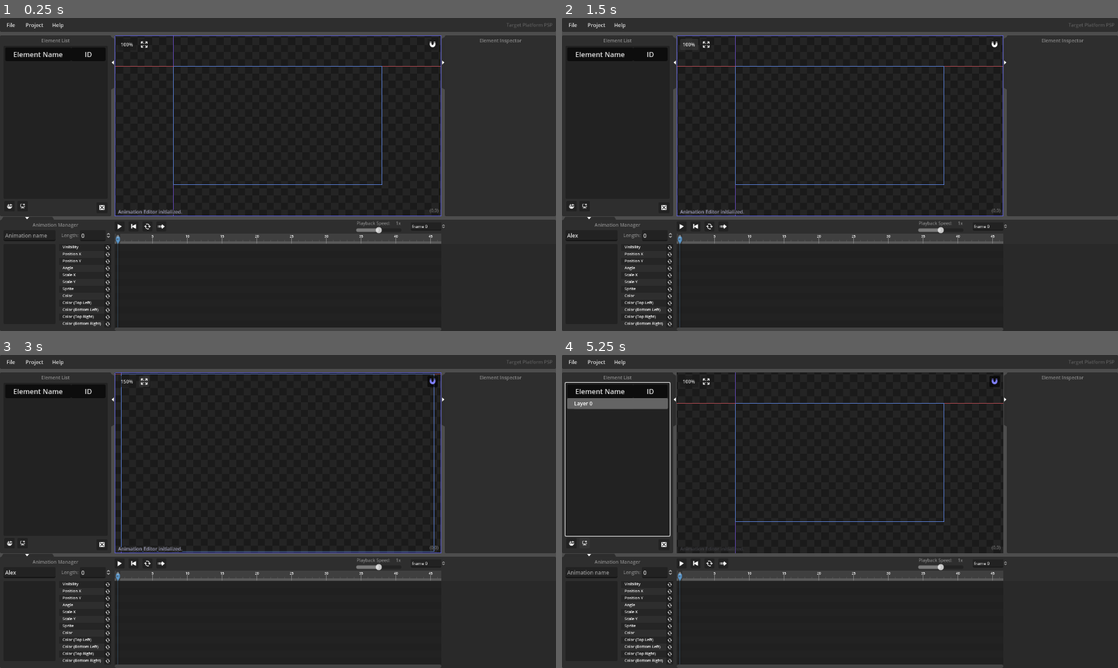
Above: before the commit, frames 1-4 (two rows, left to right).
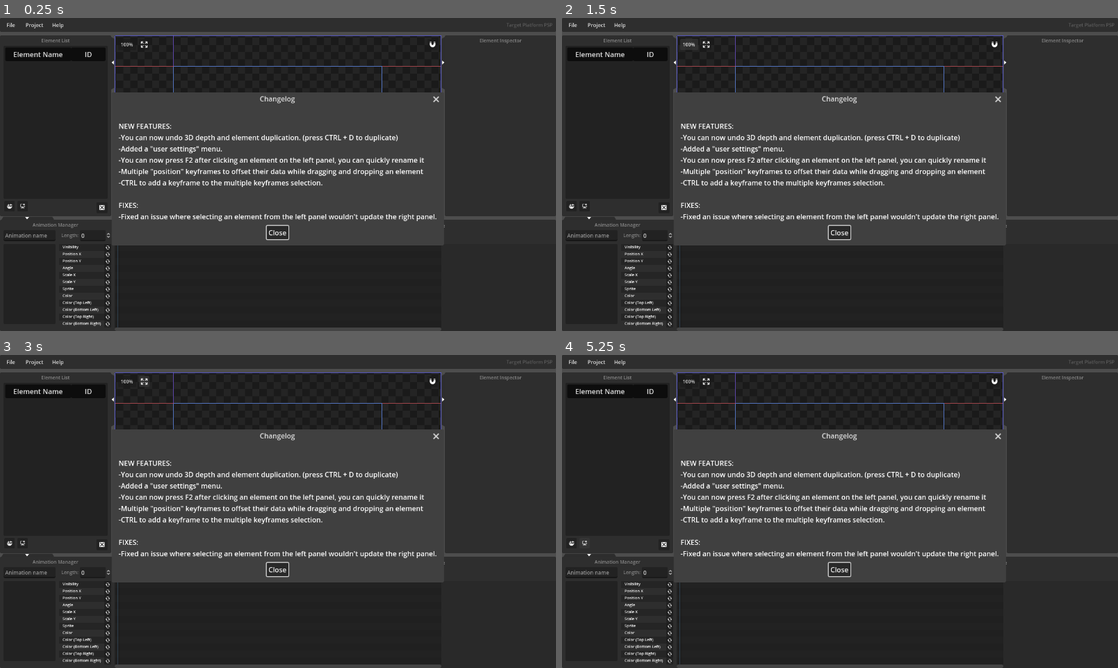
Above: after the commit, the same moments.

Repository: ArMM1998/PuyoEdit
Game: Godot game, scene res://main_scene.tscn
Two runs of this game, one before a commit and one after it. Both use one fixed random seed, a clock stepped at 60 frames per second and the inputs below.
Inputs (mouse positions are in pixels of both pictures, inside the frame that each line leads up to):
- Up to frame 1 (0.25 s): no input
- Up to frame 2 (1.5 s): click (589, 237) at 0.52 s; type "Alex" at 0.6 s; click "100%" at 1.25 s
- Up to frame 3 (3 s): click (433, 380) at 2 s; click (144, 380) at 2.75 s
- Up to frame 4 (5.25 s): click "150%" (after the commit: "100%") at 3.5 s; click (573, 542) at 4.25 s; click (584, 542) at 5 s

The runs differ from the first frame. In frame 1, 25% of the frame differs, in the area x 20-80%, y 23-73%; in frame 2, 25%; in frame 3, 25%; in frame 4, 26%, in the area x 0-80%, y 5-73%.

Commit message:
added user settings

Diff:
--- a/main_scene.tscn
+++ b/main_scene.tscn
@@ -372,6 +372,64 @@
 texture_normal = ExtResource("10_iig2l")
 script = ExtResource("11_tcy6v")
 
+[node name="Settings" type="AcceptDialog" parent="Layer3_Popups"]
+title = "User Settings"
+position = Vector2i(350, 192)
+size = Vector2i(400, 195)
+exclusive = false
+unresizable = true
+min_size = Vector2i(144, 0)
+ok_button_text = "Close"
+dialog_autowrap = true
+
+[node name="Node2D" type="Node2D" parent="Layer3_Popups/Settings"]
+position = Vector2(470, 240)
+
+[node name="btn_autosave" type="CheckButton" parent="Layer3_Popups/Settings/Node2D"]
+offset_left = -150.0
+offset_top = -200.0
+offset_right = -106.0
+offset_bottom = -176.0
+
+[node name="Label" type="Label" parent="Layer3_Popups/Settings/Node2D/btn_autosave"]
+layout_mode = 0
+offset_left = -290.0
+offset_right = -191.0
+offset_bottom = 26.0
+text = "Autosave"
+
+[node name="autosave_interval" type="SpinBox" parent="Layer3_Popups/Settings/Node2D"]
+offset_left = -150.0
+offset_top = -165.0
+offset_right = -106.0
+offset_bottom = -141.0
+scale = Vector2(0.8, 0.8)
+min_value = 1.0
+max_value = 30.0
+value = 1.0
+
+[node name="Label" type="Label" parent="Layer3_Popups/Settings/Node2D/autosave_interval"]
+layout_mode = 0
+offset_left = -362.5
+offset_top = 0.5
+offset_right = -263.5
+offset_bottom = 26.5
+scale = Vector2(1.2, 1.2)
+text = "Autosave Interval (minutes)"
+
+[node name="btn_check_updates" type="CheckButton" parent="Layer3_Popups/Settings/Node2D"]
+offset_left = -150.0
+offset_top = -130.0
+offset_right = -106.0
+offset_bottom = -106.0
+
+[node name="Label" type="Label" parent="Layer3_Popups/Settings/Node2D/btn_check_updates"]
+layout_mode = 0
+offset_left = -290.0
+offset_right = -191.0
+offset_bottom = 26.0
+text = "Check for Updates"
+
 [node name="Update" type="AcceptDialog" parent="Layer3_Popups"]
 title = "New version available"
 position = Vector2i(380, 192)
@@ -383,6 +441,11 @@
 dialog_text = "asdsd
 "
 dialog_autowrap = true
+
+[node name="Changelog" type="AcceptDialog" parent="Layer3_Popups"]
+title = "Changelog"
+initial_position = 2
+ok_button_text = "Close"
 
 [node name="directory_watcher" type="Node" parent="."]
 
@@ -407,5 +470,8 @@
 [connection signal="mouse_exited" from="Layer3_Popups/About/Node2D/TextureButton" to="Layer3_Popups/About/Node2D/TextureButton" method="_on_mouse_exited"]
 [connection signal="pressed" from="Layer3_Popups/About/Node2D/TextureButton" to="Layer3_Popups/About/Node2D/TextureButton" method="_on_pressed"]
 [connection signal="visibility_changed" from="Layer3_Popups/About/Node2D/TextureButton" to="Layer3_Popups/About/Node2D/TextureButton" method="_on_visibility_changed"]
+[connection signal="pressed" from="Layer3_Popups/Settings/Node2D/btn_autosave" to="." method="_on_btn_autosave_pressed"]
+[connection signal="value_changed" from="Layer3_Popups/Settings/Node2D/autosave_interval" to="." method="_on_autosave_interval_changed"]
+[connection signal="pressed" from="Layer3_Popups/Settings/Node2D/btn_check_updates" to="." method="_on_btn_check_updates_pressed"]
 [connection signal="confirmed" from="Layer3_Popups/Update" to="." method="_on_update_confirmed"]
 [connection signal="request_completed" from="HTTPRequest" to="HTTPRequest" method="_on_request_completed"]
--- a/scripts/PanelTop.gd
+++ b/scripts/PanelTop.gd
@@ -10,6 +10,8 @@
 	$MenuButton_File.get_popup().add_separator()
 	$MenuButton_File.get_popup().add_item("Save")
 	$MenuButton_File.get_popup().add_item("Save As...")
+	$MenuButton_File.get_popup().add_separator()
+	$MenuButton_File.get_popup().add_item("User Settings")
 	$MenuButton_File.get_popup().add_separator()
 	$MenuButton_File.get_popup().add_item("Exit")
 
@@ -47,7 +49,7 @@
 	platform_menu.connect("id_pressed", platformMenu)
 
 func fileMenu(item_id):
-	#print(item_id)
+	print(item_id)
 	if item_id == 0:
 		owner.newFile()
 	if item_id == 1:
@@ -57,6 +59,8 @@
 	if item_id == 4:
 		owner.startSaveAsTask()
 	if item_id == 6:
+		owner.settings.popup()
+	if item_id == 8:
 		get_tree().quit()
 
 	$MenuButton_File.release_focus()
--- a/scripts/main.gd
+++ b/scripts/main.gd
@@ -1,12 +1,18 @@
 extends Node2D
 
-var current_version = "0.5.3"
-
-var changelog = "-You can undo 3D depth and element duplication.
-				 -fixed an issue where selecting an element from the left panel wouldn't update the right panel.
-				 -If you press F2 after clicking an element on the left panel, you can quickly rename it
-				 -Hold CTRL to select multiple keyframes
-				 -Select multiple \"position\" keyframes to offset their data while dragging and dropping an element."
+var current_version = "0.6"
+
+var changelog = "
+NEW FEATURES:
+-You can now undo 3D depth and element duplication. (press CTRL + D to duplicate)
+-Added a \"user settings\" menu.
+-You can now press F2 after clicking an element on the left panel, you can quickly rename it
+-Multiple \"position\" keyframes to offset their data while dragging and dropping an element
+-CTRL to add a keyframe to the multiple keyframes selection.
+
+FIXES:
+-Fixed an issue where selecting an element from the left panel wouldn't update the right panel.
+"
 
 @onready var layer_2_panels = $Layer2_Panels
 @onready var fileDialog = $Layer3_Popups/FileDialog
@@ -21,6 +27,7 @@
 @onready var panel_right = $Layer2_Panels/PanelRight
 @onready var panel_bottom = $Layer2_Panels/PanelBottom
 @onready var timeline = $Layer2_Panels/PanelBottom/timeline
+@onready var settings = $Layer3_Popups/Settings
 
 
 var undoHistory = []
@@ -52,7 +59,8 @@
 					"hide_axis" : false,
 					"boot_up_times": 0,
 					"autobackup" : true,
-					"backuptimer" : 120}
+					"backuptimer" : 120,
+					"auto_update" : true}
 
 var platformSettings = []
 var textureList = []
@@ -83,23 +91,36 @@
 		user_settings = JSON.parse_string(userData.get_as_text())
 		userData.close()
 
+	if not "auto_update" in user_settings:
+		user_settings["auto_update"] = true
+
+	$Layer3_Popups/Settings/Node2D/btn_check_updates.button_pressed = user_settings["auto_update"]
+
 	if "autobackup" in user_settings:
 		autobackup = user_settings["autobackup"]
 		backupTimeLimit = user_settings["backuptimer"]
+
 	else:
 		user_settings["autobackup"] = autobackup
 		user_settings["backuptimer"] = backupTimeLimit
 
+	$Layer3_Popups/Settings/Node2D/btn_autosave.button_pressed = autobackup
+	$Layer3_Popups/Settings/Node2D/autosave_interval.value = backupTimeLimit / 60
+
+
 	if user_settings["platform"] not in platformSettings:
 		user_settings["platform"] = "PSP"
 
 	if "version" not in user_settings:
-		print("open up changelog")
+		$Layer3_Popups/Changelog.dialog_text = changelog
+		$Layer3_Popups/Changelog.popup()
 		user_settings["version"] = current_version
 	else:
 		if user_settings["version"] != current_version:
-			print("open up changelog")
+			$Layer3_Popups/Changelog.dialog_text = changelog
+			$Layer3_Popups/Changelog.popup()
 			user_settings["version"] = current_version
+
 
 	#update project_settings
 	project_settings["platform"] = user_settings["platform"]
@@ -698,7 +719,7 @@
 
 func newFile():
 	resetVariables()
-	get_viewport().title = "Puyo Edit - Puyo Puyo Animation Editor"
+	get_viewport().title = "Puyo Edit - Puyo Puyo Animation Editor v" + current_version
 	project_settings["file_path"] = ""
 	project_settings["texture_dir"] = ""
 	updatePathLabel()
@@ -770,7 +791,7 @@
 
 	if not backup:
 		user_settings["filedialog_dir"] = $Layer3_Popups/FileDialog.current_dir
-	get_viewport().title = "Puyo Edit - Puyo Puyo Animation Editor : " + file_path
+	get_viewport().title = "Puyo Edit - Puyo Puyo Animation Editor : " + file_path + " v" + current_version
 	var jsonFile = FileAccess.open(file_path, FileAccess.READ)
 	var jsonData = JSON.parse_string(jsonFile.get_as_text())
 	fileDialog.hide()
@@ -828,7 +849,7 @@
 		if loadReady:
 			if backup:
 				project_settings["file_path"] = jsonData["Editor Settings"]["file_dir"]
-				get_viewport().title = "Puyo Edit - Puyo Puyo Animation Editor: " + jsonData["Editor Settings"]["file_dir"]
+				get_viewport().title = "Puyo Edit - Puyo Puyo Animation Editor: " + jsonData["Editor Settings"]["file_dir"] + " v" + current_version
 			else:
 				project_settings["file_path"] = file_path
 			status_message.displayMessage("Loaded: " + file_path + ".", true)
@@ -935,7 +956,7 @@
 	else:
 		if update_path:
 			user_settings["filedialog_dir"] = $Layer3_Popups/SaveDialog.current_dir
-		get_viewport().title = "Puyo Edit - Puyo Puyo Animation Editor :" + path
+		get_viewport().title = "Puyo Edit - Puyo Puyo Animation Editor :" + path + " v" + current_version
 		status_message.displayMessage("Saved at: " + path, true)
 	new_json =  JSON.stringify(new_json, "\t", false)
 	var file = FileAccess.open(path, FileAccess.WRITE)
@@ -1754,3 +1775,16 @@
 
 func clipboardElement():
 	pass
+
+
+
+func _on_btn_autosave_pressed():
+	user_settings["autobackup"] = $Layer3_Popups/Settings/Node2D/btn_autosave.button_pressed
+
+
+func _on_autosave_interval_changed(_dummy):
+	user_settings["backuptimer"] = $Layer3_Popups/Settings/Node2D/autosave_interval.value * 60
+
+
+func _on_btn_check_updates_pressed():
+	user_settings["auto_update"] = $Layer3_Popups/Settings/Node2D/btn_check_updates.button_pressed
